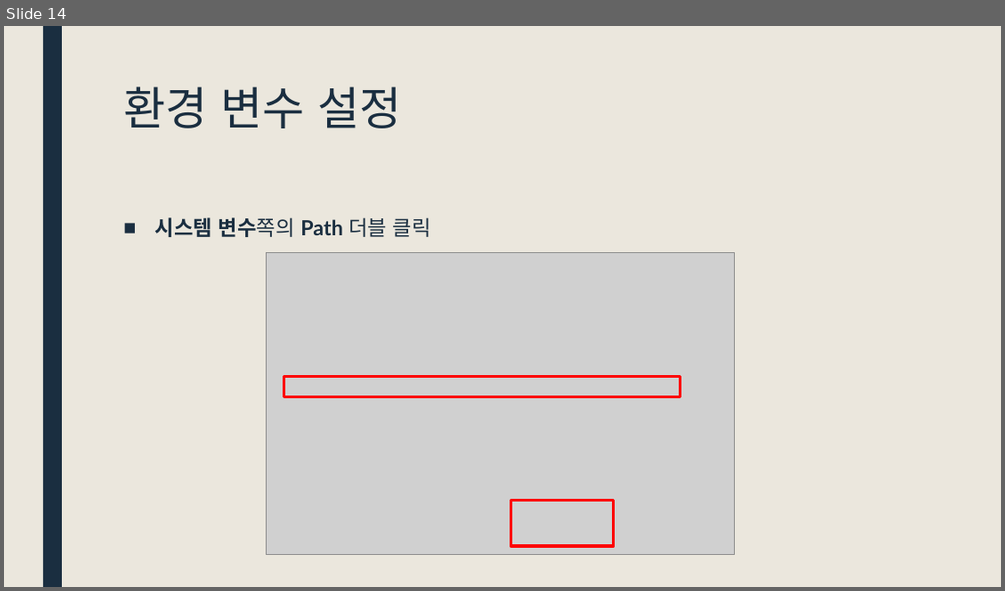
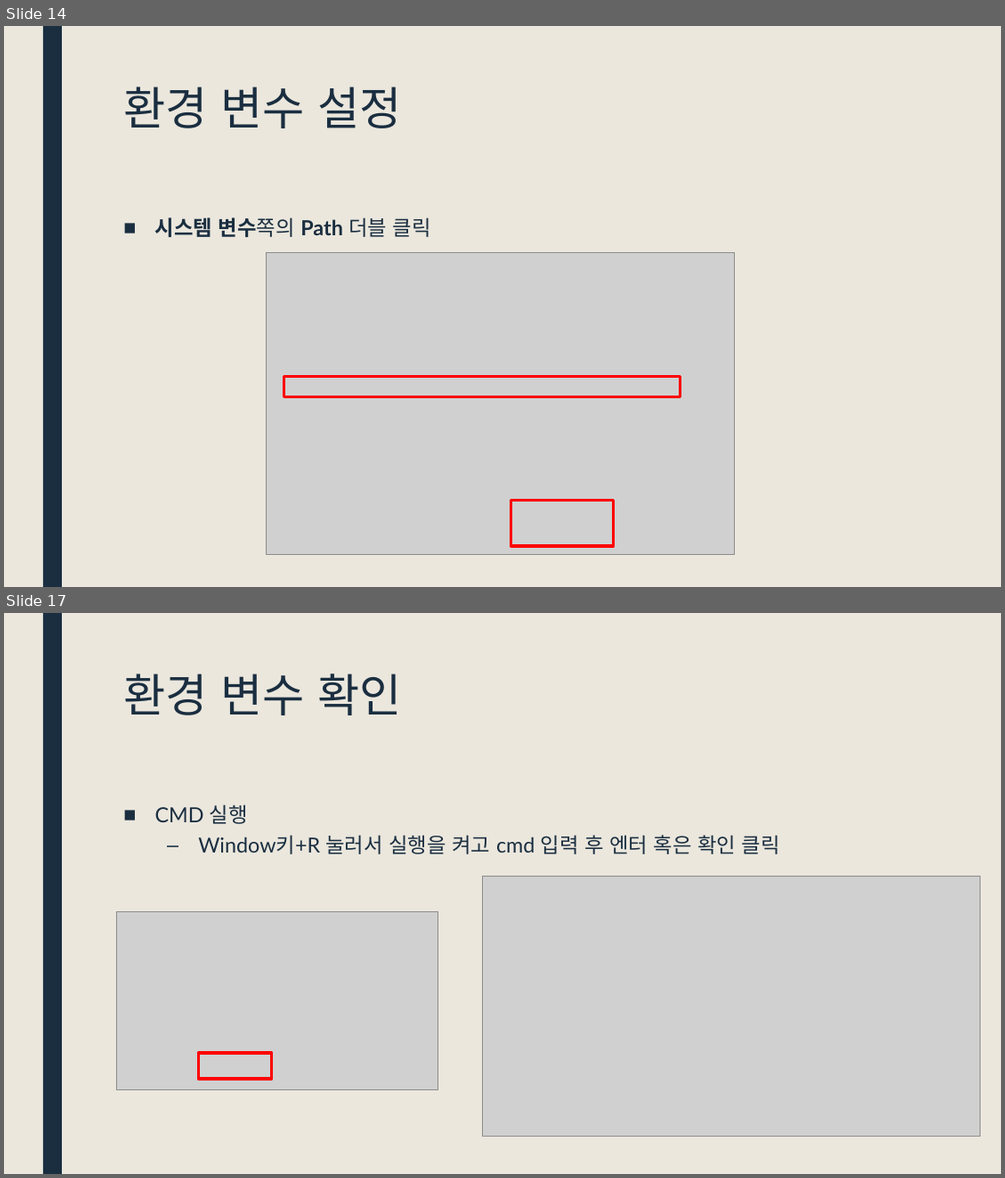
Before and after one commit to DongJoonLeeDJ/AI_305_7_20220627, a slide deck: djJava/자바 환경 설정.pptx. Shown one above the other, each under a label of ours: slide 14 before the commit, slides 14 and 17 after it; the slides between them are not shown. The pictures are 1005x591 and 1005x1178 pixels, drawn with LibreOffice and Linux fonts; fonts in the diff are those of the drawing; grey boxes stand for pictures. Boxes give left, top, right and bottom in pixels: in the first picture for what was removed or moved away, otherwise in the second. Text is boxed around its words. In the diff, an @@ line names an element or a change of style, - is before the commit and + after.

```diff
--- a/djJava/자바 환경 설정.pptx
+++ b/djJava/자바 환경 설정.pptx
@@ slide 17 added at bbox=[4, 613, 1001, 1174], background #EBE7DD; not listed: 1 template element that a slide beside it also shows @@
@@ title added at bbox=[123, 674, 401, 715], 44 pt, text #1A2E40 @@
+환경 변수 확인
@@ text added at bbox=[155, 804, 780, 854], 20 pt, text #1A2E40 @@
+■ CMD 실행
+  – Window키+R 눌러서 실행을 켜고 cmd 입력 후 엔터 혹은 확인 클릭
@@ picture added at bbox=[483, 876, 980, 1135] @@
@@ picture added at bbox=[116, 911, 437, 1090] @@
@@ rectangle added at bbox=[198, 1053, 272, 1078], outline #FF0000 2.75 pt @@
```
Also in this commit, not shown: 8 slides changed, 2 other slides added.
